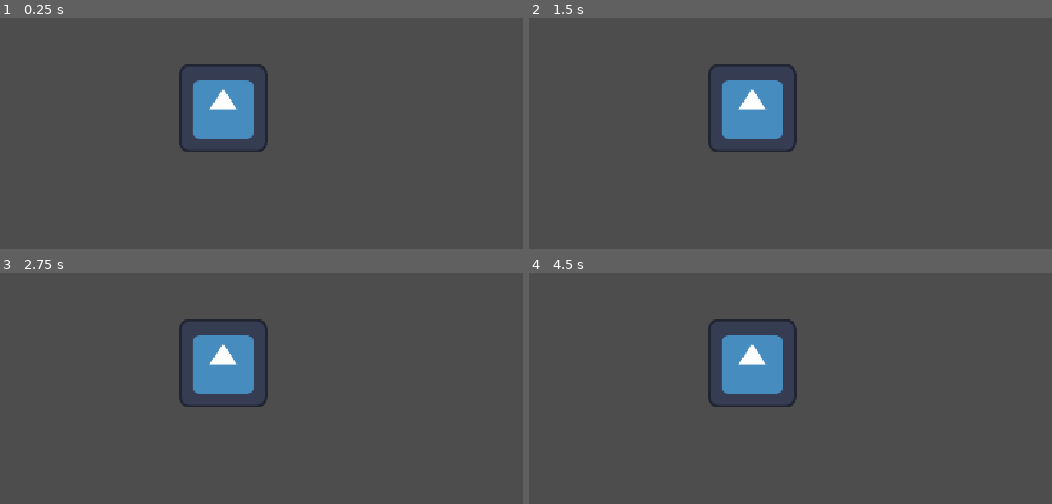
Above: before the commit, frames 1-4 (two rows, left to right).
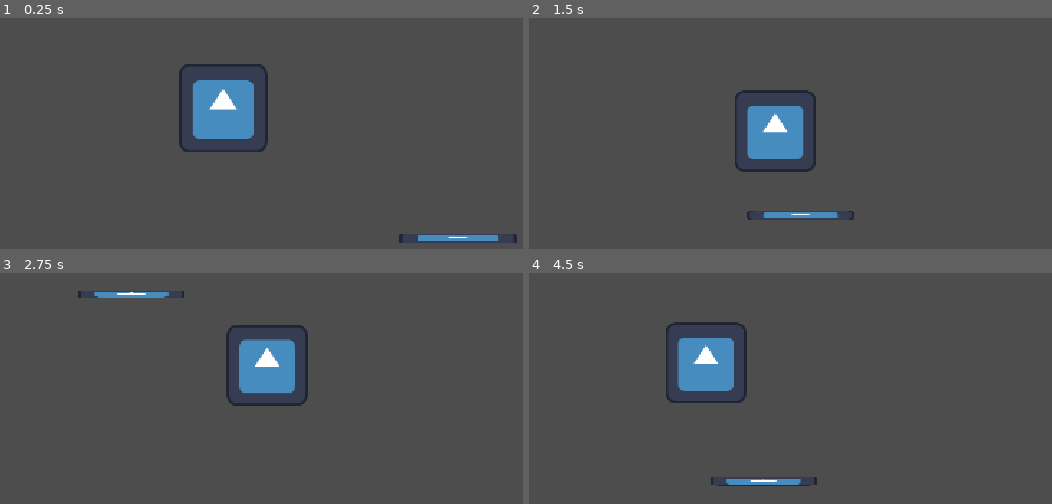
Above: after the commit, the same moments.

Repository: arrowira/shrine2Cjam
Game: Godot game, scene res://Scenes/main.tscn
Same seed, same stepped clock (60 frames per second), same inputs: the game is played once before the commit and once after it. The engine's default icon, where the game draws it, is replaced by a stand-in: a white triangle on a blue panel in a dark square.
Inputs:
- Up to frame 1 (0.25 s): no input
- Up to frame 2 (1.5 s): tap Enter at 0.5 s; hold Right (right) 0.53-1.28 s; hold Down (down) from 1.28 s (still down)
- Up to frame 3 (2.75 s): release Down (down) at 2.03 s; hold Right (right) from 2.03 s (still down)
- Up to frame 4 (4.5 s): release Right (right) at 2.78 s; hold Up (up) 2.78-3.53 s; hold Left (left) from 3.53 s (still down)

The runs differ from the first frame. In frame 1, 0.5% of the frame differs, in the area x 76-99%, y 93-98%; in frame 2, 5.2%; in frame 3, 5.7%; in frame 4, 6.1%, in the area x 26-56%, y 19-93%.

Commit message:
camera zooming code

Diff:
--- a/shrine-jam/Scenes/main.tscn
+++ b/shrine-jam/Scenes/main.tscn
@@ -1,8 +1,14 @@
 [gd_scene format=3 uid="uid://b5lq7xoo0djs7"]
 
 [ext_resource type="PackedScene" uid="uid://d0v0l1p4dt5s4" path="res://Scenes/player.tscn" id="1_jjgbg"]
+[ext_resource type="Texture2D" uid="uid://dkijon0mpp4ce" path="res://Sprites/icon.svg" id="2_bo1nx"]
 
 [node name="Main" type="Node2D" unique_id=1040881665]
 
 [node name="Player" parent="." unique_id=782907943 instance=ExtResource("1_jjgbg")]
 position = Vector2(39, 29)
+
+[node name="Icon" type="Sprite2D" parent="." unique_id=892194972]
+position = Vector2(383, 212.5)
+scale = Vector2(1.328125, 0.101562515)
+texture = ExtResource("2_bo1nx")
--- a/shrine-jam/Scenes/player.tscn
+++ b/shrine-jam/Scenes/player.tscn
@@ -2,6 +2,7 @@
 
 [ext_resource type="Script" uid="uid://diiixf8bi1uk6" path="res://scripts/player.gd" id="1_cvnsp"]
 [ext_resource type="Texture2D" uid="uid://dkijon0mpp4ce" path="res://Sprites/icon.svg" id="2_6t5aa"]
+[ext_resource type="Script" uid="uid://c5supyk0lufkd" path="res://scripts/CameraBehaviour.gd" id="3_6t5aa"]
 
 [sub_resource type="RectangleShape2D" id="RectangleShape2D_k3uy8"]
 size = Vector2(124, 120)
@@ -18,3 +19,5 @@
 texture = ExtResource("2_6t5aa")
 
 [node name="Camera2D" type="Camera2D" parent="." unique_id=16901069]
+position_smoothing_enabled = true
+script = ExtResource("3_6t5aa")
--- /dev/null
+++ b/shrine-jam/scripts/CameraBehaviour.gd
@@ -0,0 +1,16 @@
+extends Camera2D
+
+var defaultFOV
+func _ready() -> void:
+	defaultFOV = zoom.x
+
+var playerSpeed = 0
+var maxNaturalSpeed = 400.0
+@onready var effectStrength = 0.1
+
+func _process(delta: float) -> void:
+	playerSpeed = get_parent().velocity.length()
+
+func _physics_process(delta: float) -> void:
+	var zoomMod = maxNaturalSpeed/(playerSpeed*effectStrength + maxNaturalSpeed)
+	zoom = Vector2(1,1) * defaultFOV * zoomMod
--- a/shrine-jam/scripts/player.gd
+++ b/shrine-jam/scripts/player.gd
@@ -1,11 +1,11 @@
 extends CharacterBody2D
 
-@export var speed = 0
+@export var speed = 100
 var input
 
 
 func _physics_process(delta: float) -> void:
 	input = Input.get_vector("left", "right", "up", "down")
 	velocity += input * speed
-
+	velocity *= 0.8
 	move_and_slide()
Not shown, added: shrine-jam/scripts/CameraBehaviour.gd.uid
